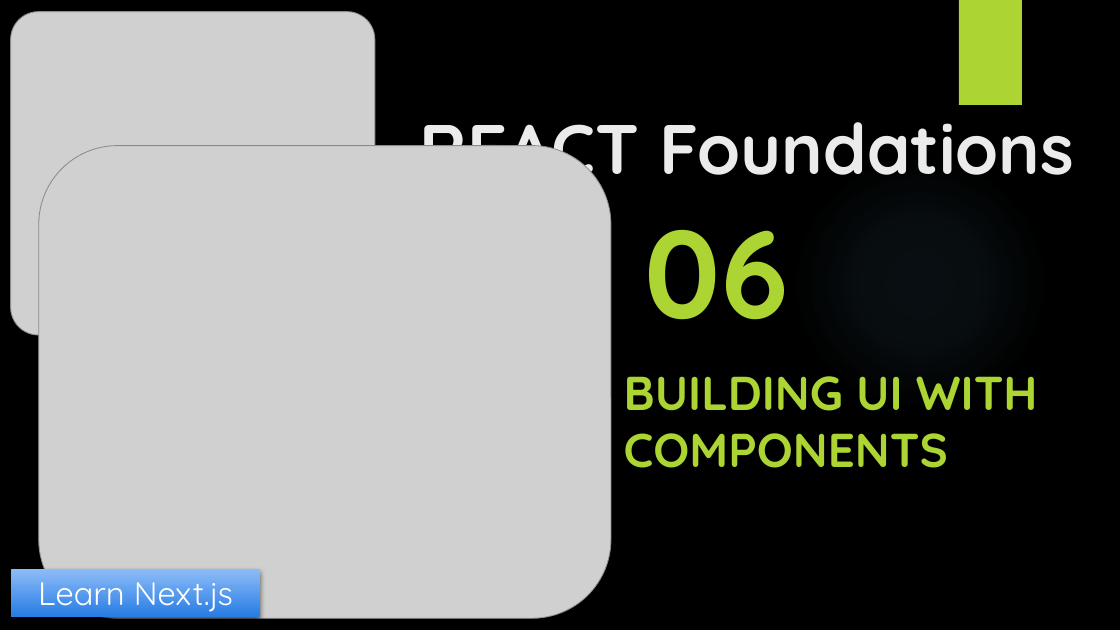
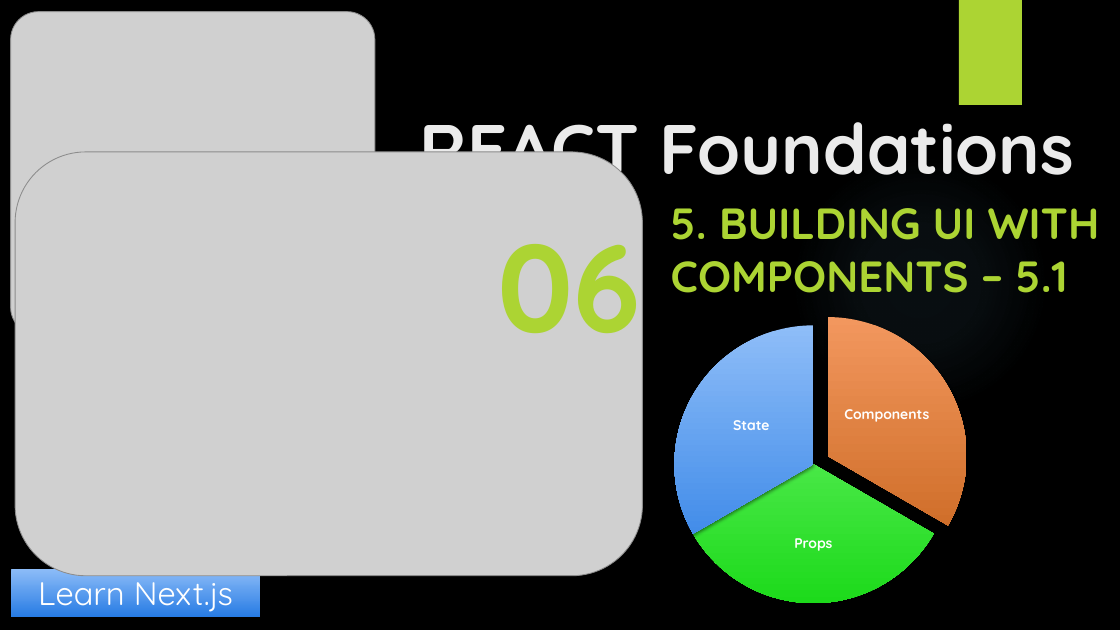
Before and after one commit to yasenstar/learn_javascript, a slide deck: slide 7 of learn_nextjs/1_React-Foundation/React_Foundations.pptx. Drawn at 1120x630 pixels with LibreOffice and Linux fonts; fonts in the diff are those of the drawing; grey boxes stand for pictures; background and template pictures are left out. Boxes give left, top, right and bottom in pixels: in the first picture for what was removed or moved away, otherwise in the second. Text is boxed around its words. In the diff, an @@ line names an element or a change of style, - is before the commit and + after.

```diff
--- a/learn_nextjs/1_React-Foundation/React_Foundations.pptx
+++ b/learn_nextjs/1_React-Foundation/React_Foundations.pptx
@@ picture: place and size @@
-picture at (39, 145, 611, 618)
+picture at (15, 152, 643, 576)
@@ text "06" rewrapped from (645, 230, 789, 320) to (497, 204, 641, 333) @@
@@ subtitle at (671, 208, 1100, 293): text changed; size 40.7 to 37.4 pt @@
-BUILDING UI WITH COMPONENTS
+5. BUILDING UI WITH COMPONENTS – 5.1
@@ group added at (675, 317, 967, 603): 3 pie slice (boxed as its full ellipse)s, 3 texts @@
+Components
+Props
+State
```
Also in this commit, not shown: 6 other slides changed, 1 slide added, 2 other files.
